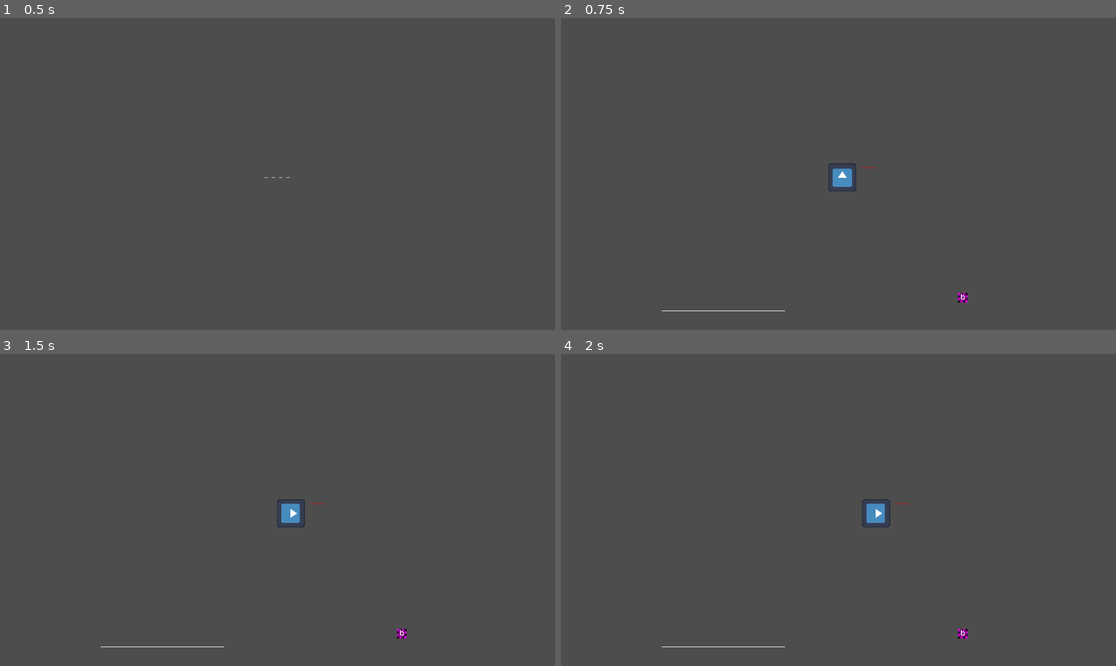
Above: before the commit, frames 1-4 (two rows, left to right).
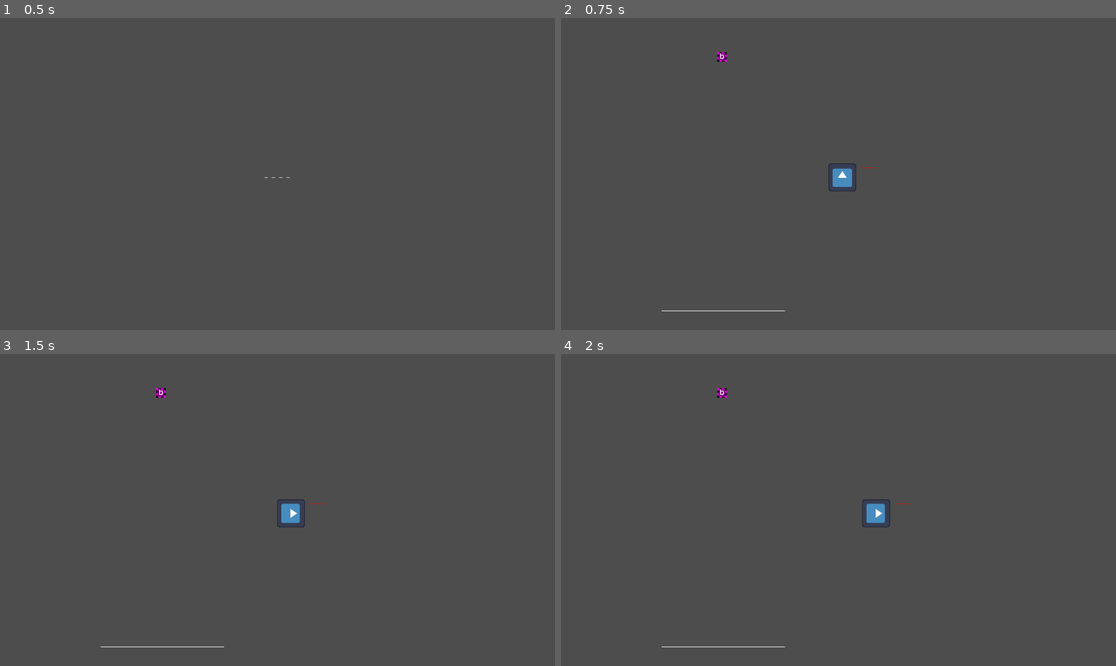
Above: after the commit, the same moments.

Repository: MagnusLucas/SpaceJam2025
Game: Godot game, scene res://UI/main_menu.tscn
The game is run twice, just before and just after one commit, with the same random seed, the same clock (stepped at 60 frames per second) and the same inputs. The engine's default icon, where the game draws it, is replaced by a stand-in: a white triangle on a blue panel in a dark square.
Inputs (mouse positions are in pixels of both pictures, inside the frame that each line leads up to):
- Up to frame 1 (0.5 s): no input
- Up to frame 2 (0.75 s): click "_ _ _ _" at 0.5 s
- Up to frame 3 (1.5 s): tap Enter at 1.25 s; move the mouse to (399, 494) at 1.27 s; hold D (move_right) from 1.28 s (still down); tap Space (catch_letter) at 1.35 s; click (399, 494) at 1.42 s
- Up to frame 4 (2 s): keep holding D (move_right)

Frame 1 is identical in both runs. In frame 2, 0.1% of the frame differs, in the area x 28-74%, y 10-92%; in frame 3, 0.1%; in frame 4, 0.1%.

Commit message:
theoretically fixed health bar

Diff:
--- a/Game/Map/Map.gd
+++ b/Game/Map/Map.gd
@@ -8,7 +8,7 @@
 
 var terrains : Dictionary
 
-var max_health : int
+var max_health : int = 1000
 var health : int = max_health
 
 static func new_map() -> Map:
@@ -46,7 +46,7 @@
 	if health <= 0:
 		lose()
 	@warning_ignore("integer_division")
-	get_node("root/Game/TextureProgressBar").value = health / max_health * 100
+	$"../../TextureProgressBar".value = health / max_health * 100
 
 func _process(_delta):
 	if Input.is_key_label_pressed(KEY_L):
@@ -95,16 +95,16 @@
 #----------------
 #wave0 to bedzie turorial
 func wave0():
-	add_child(Enemy.new_enemy('b',Vector2i(250,250),Vector2i(250,250),10,false))
+	add_child(Enemy.new_enemy('b',Vector2i(-250,-250),Vector2i(-250,-250),10,false))
 	while get_tree().get_node_count_in_group("Enemy") != 0:
 		await get_tree().create_timer(0.2).timeout
-	add_child(Enemy.new_enemy('a',Vector2i(50,-20),Vector2i(1100,-10)))
+	add_child(Enemy.new_enemy('a',Vector2i(-400,-320),Vector2i(400,-310)))
 	while get_tree().get_node_count_in_group("Enemy") != 0:
 		await get_tree().create_timer(0.2).timeout
-	add_child(Enemy.new_enemy('s',Vector2i(50,-20),Vector2i(1100,-10)))
+	add_child(Enemy.new_enemy('s',Vector2i(-400,-320),Vector2i(400,-310)))
 	while get_tree().get_node_count_in_group("Enemy") != 0:
 		await get_tree().create_timer(0.2).timeout
-	add_child(Enemy.new_enemy('e',Vector2i(50,-20),Vector2i(1100,-10)))
+	add_child(Enemy.new_enemy('e',Vector2i(-400,-320),Vector2i(400,-310)))
 	while get_tree().get_node_count_in_group("Enemy") != 0:
 		await get_tree().create_timer(0.2).timeout
 
--- a/Game/Objects/Terrain.gd
+++ b/Game/Objects/Terrain.gd
@@ -45,8 +45,9 @@
 	if body is Enemy and effect == EffectType.SLOW:
 		body.speed *= .1
 	elif body is Enemy and effect == EffectType.KILL:
-		if body.name == "baza":
-			pass
+		if self.used_name == "base":
+			$"../".health -= 10
+			$"../".update_health()
 		body.queue_free()
 	if body is Enemy and effect == EffectType.STOP:
 		body.speed *= 0
